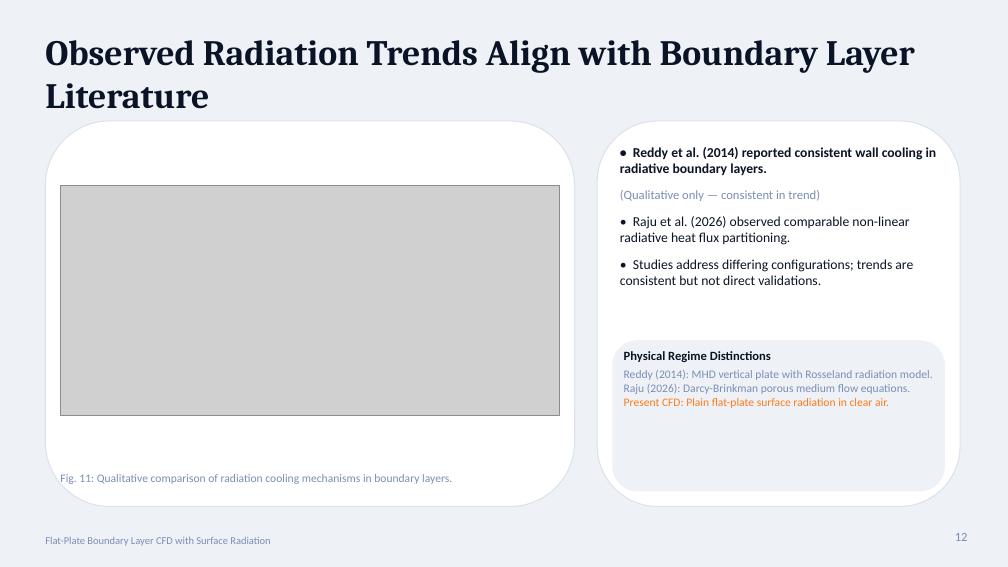
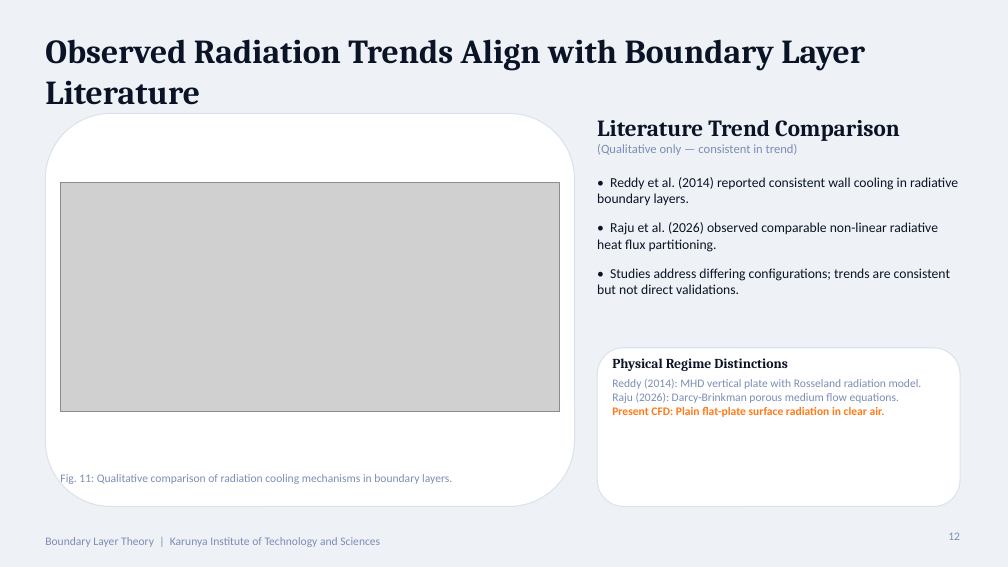
Before and after one commit to Jersam-l/flat-plate-with-radiation-cfd, a slide deck: slide 12 of Flat_Plate_Radiation_CFD_Pitch.pptx. Drawn at 1008x567 pixels with LibreOffice and Linux fonts; fonts in the diff are those of the drawing; grey boxes stand for pictures. Boxes give left, top, right and bottom in pixels: in the first picture for what was removed or moved away, otherwise in the second. Text is boxed around its words. In the diff, an @@ line names an element or a change of style, - is before the commit and + after.

```diff
--- a/Flat_Plate_Radiation_CFD_Pitch.pptx
+++ b/Flat_Plate_Radiation_CFD_Pitch.pptx
@@ text "Observed Radiation Trends Align with ..." at <box>45,39,865,105</box>: size 34 to 32 pt @@
@@ rounded rectangle: place and size @@
-rounded rectangle at <box>45,121,575,507</box>
+rounded rectangle at <box>45,113,575,507</box>
@@ rounded rectangle removed at <box>597,121,960,507</box> @@
@@ text added at <box>597,120,900,155</box>, 12 pt, text #7C8DB5 @@
+Literature Trend Comparison
+(Qualitative only — consistent in trend)
@@ text "• Reddy et al. (2014) ...": place and size @@
-text "• Reddy et al. (2014) ..." at <box>620,147,937,285</box>
+text "• Reddy et al. (2014) ..." at <box>597,177,958,294</box>
@@ text "• Reddy et al. (2014) ..." at <box>597,177,958,294</box>: bold off in "• Reddy et al. (2014) reported consistent ..."; more space between paragraphs @@
@@ picture: place and size @@
-picture at <box>60,186,560,415</box>
+picture at <box>60,182,560,411</box>
@@ text at <box>620,190,820,201</box>: paragraph removed @@
-(Qualitative only — consistent in trend)
@@ rounded rectangle: place and size @@
-rounded rectangle at <box>613,340,945,492</box>
+rounded rectangle at <box>597,348,960,507</box>
@@ rounded rectangle at <box>597,348,960,507</box>: fill #EEF2F7 to #FFFFFF; outline none to #DCE2EC 1 pt @@
@@ text at <box>612,358,885,417</box>: size 12 to 13 pt, font Calibri to Cambria in "Physical Regime Distinctions"; bold on in "Present CFD: Plain flat-plate surface radiation in ..." @@
@@ text "Physical Regime Distinctions": place and size @@
-text "Physical Regime Distinctions" at <box>624,351,933,408</box>
+text "Physical Regime Distinctions" at <box>612,358,922,417</box>
@@ text at <box>45,537,380,547</box>: text changed; size 10 to 11 pt @@
-Flat-Plate Boundary Layer CFD with Surface Radiation
+Boundary Layer Theory | Karunya Institute of Technology and Sciences
@@ text "12": place and size @@
-text "12" at <box>955,533,968,541</box>
+text "12" at <box>948,532,960,540</box>
@@ text "12" at <box>948,532,960,540</box>: size 12 to 11 pt @@
```
Also in this commit, not shown: 13 other slides changed, 25 other files.
